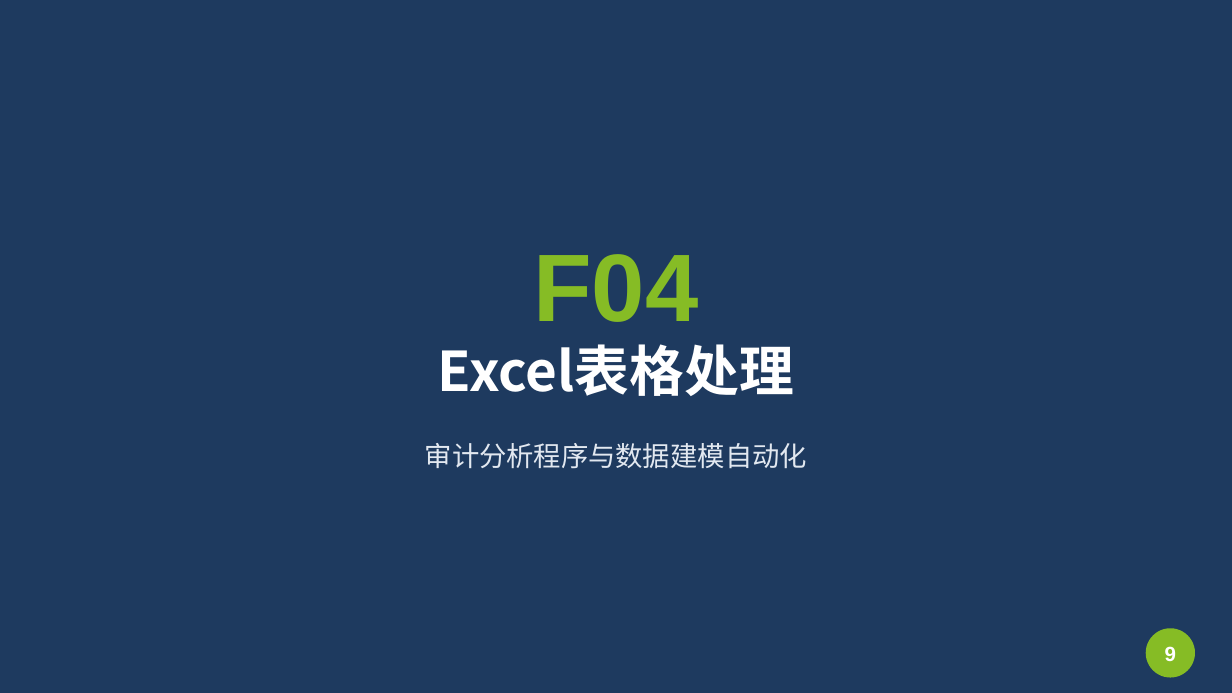
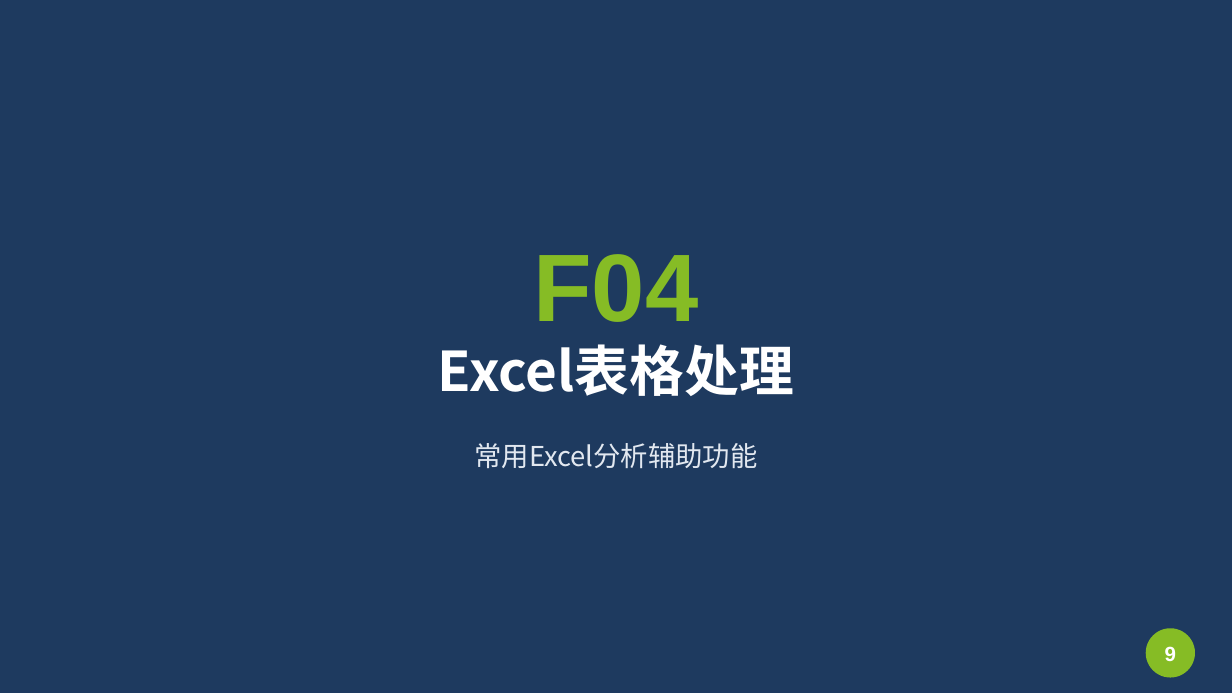
Before and after one commit to Bgu253518/my-app-hub, a slide deck: slide 9 of NOVA_GDC_Training_v3.pptx. Drawn at 1232x693 pixels with LibreOffice and Linux fonts; fonts in the diff are those of the drawing. Boxes give left, top, right and bottom in pixels: in the first picture for what was removed or moved away, otherwise in the second. Text is boxed around its words. In the diff, an @@ line names an element or a change of style, - is before the commit and + after.

Commit message:
update: 修改PPT适配二线所场景
- 全局替换：8大→6大核心功能、重分类→重新归类、现场互动→课后练习
- F01 示例由科目重分类改为固定资产场景
- F04/F09 压缩为单页概览，隐藏详细页
- 更新目录结构

```diff
--- a/NOVA_GDC_Training_v3.pptx
+++ b/NOVA_GDC_Training_v3.pptx
@@ text at (475, 443, 758, 468): text changed @@
-审计分析程序与数据建模自动化
+常用Excel分析辅助功能
```
Also in this commit, not shown: 22 other slides changed, 1 other file.
